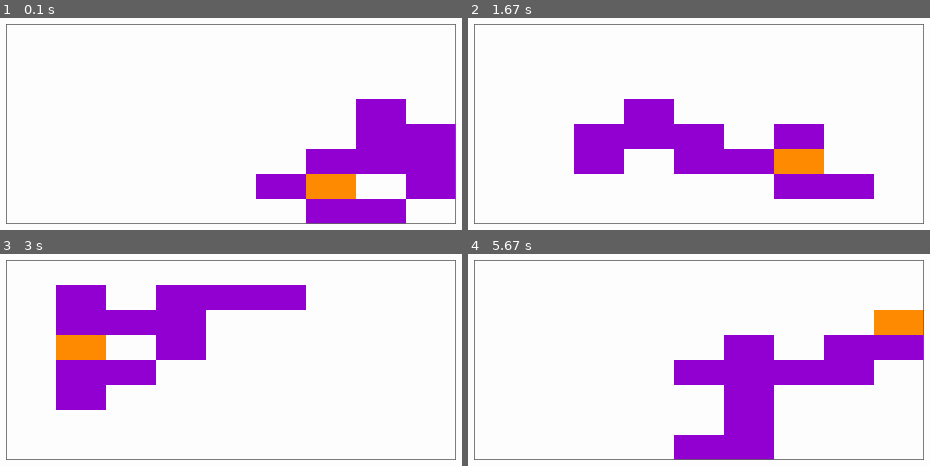
Above: before the commit, frames 1-4 (two rows, left to right).
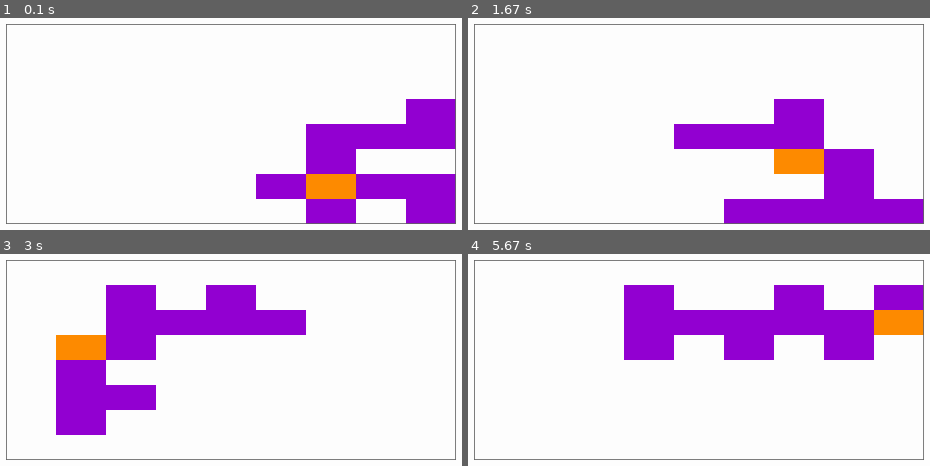
Above: after the commit, the same moments.

Repository: Joltras/Dungeon-Python
Game: pygame game, started from Generator.py
Same seed, same stepped clock (60 frames per second), same inputs: the game is played once before the commit and once after it.
Inputs (mouse positions are in pixels of both pictures, inside the frame that each line leads up to):
- Up to frame 1 (0.1 s): no input
- Up to frame 2 (1.67 s): click (699, 124) at 0.43 s; click (703, 149) at 0.85 s; move the mouse to (outside the picture) at 1.17 s; click (outside the picture) at 1.4 s
- Up to frame 3 (3 s): move the mouse to (outside the picture) at 1.77 s; click (outside the picture) at 2.02 s; move the mouse to (outside the picture) at 2.4 s; click (outside the picture) at 2.67 s
- Up to frame 4 (5.67 s): move the mouse to (657, 463) at 3.07 s; click (657, 463) at 3.33 s; move the mouse to (671, 292) at 3.73 s; click (671, 292) at 4 s; move the mouse to (574, 277) at 4.4 s; click (574, 277) at 4.67 s; move the mouse to (outside the picture) at 5.07 s; click (outside the picture) at 5.33 s

The runs differ from the first frame. In frame 1, 10% of the frame differs, in the area x 66-99%, y 38-98%; in frame 2, 18%; in frame 3, 15%; in frame 4, 23%, in the area x 33-99%, y 14-98%.

Commit message:
Added queue

Diff:
--- a/Generator.py
+++ b/Generator.py
@@ -1,13 +1,10 @@
 import math
 import random
-from enum import Enum
-
-import numpy as np
-
 import Globals
 from Globals import Color
 from Floor import Floor
 import pygame
+from collections import deque
 
 number_of_rooms: int
 max_rooms: int = 15
@@ -30,45 +27,60 @@
     number_of_rooms = get_room_amount(stage_id)
     print(number_of_rooms)
     floor = Floor(Globals.height, Globals.width)
-    floor.add_room(random.randint(0, 8), random.randint(0, 7), Color.ORANGE)
+    start_room: tuple = (random.randint(0, 8), random.randint(0, 7))
+    floor.add_room(start_room[0], start_room[1], Color.ORANGE)
     number_of_current_rooms = 1
+    room_queue: deque = deque([])
+    room_queue.append(start_room)
+
     while number_of_current_rooms < number_of_rooms:
-        for room in floor.get_rooms():
-            if room.get_y() - 1 > 0:
-                if not floor.contains_room(room.get_x(), room.get_y() - 1) and (
-                        floor.count_neighbours(room.get_x(), room.get_y() - 1) <= 1):
+
+        while len(room_queue) > 0 and number_of_current_rooms < number_of_rooms:
+            room = room_queue.pop()
+            if room[1] - 1 > 0:
+                if not floor.contains_room(room[0], room[1] - 1) and (
+                        floor.count_neighbours(room[0], room[1] - 1) <= 1):
                     if random.randint(1, 2) == 2:
-                        floor.add_room(room.get_x(), room.get_y() - 1)
+                        floor.add_room(room[0], room[1] - 1)
+                        room_queue.append((room[0], room[1] - 1))
                         number_of_current_rooms += 1
                         if number_of_rooms == number_of_current_rooms:
                             break
+                    else:
+                        room_queue.appendleft(room)
 
-            if room.get_y() + 1 < Globals.height:
-                if not floor.contains_room(room.get_x(), room.get_y() + 1) and floor.count_neighbours(room.get_x(),
-                                                                                                      room.get_y() + 1) <= 1:
+            if room[1] + 1 < Globals.height:
+                if not floor.contains_room(room[0], room[1] + 1) and floor.count_neighbours(room[0], room[1] + 1) <= 1:
                     if random.randint(1, 2) == 2:
-                        floor.add_room(room.get_x(), room.get_y() + 1)
+                        floor.add_room(room[0], room[1] + 1)
+                        room_queue.append((room[0], room[1] + 1))
                         number_of_current_rooms += 1
                         if number_of_rooms == number_of_current_rooms:
                             break
+                    else:
+                        room_queue.appendleft(room)
 
-            if room.get_x() + 1 < Globals.width:
-                if not floor.contains_room(room.get_x() + 1, room.get_y()) and floor.count_neighbours(room.get_x() + 1,
-                                                                                                      room.get_y()) <= 1:
+            if room[0] + 1 < Globals.width:
+                if not floor.contains_room(room[0] + 1, room[1]) and floor.count_neighbours(room[0] + 1,  room[1]) <= 1:
                     if random.randint(1, 2) == 2:
-                        floor.add_room(room.get_x() + 1, room.get_y())
+                        floor.add_room(room[0] + 1, room[1])
+                        room_queue.append((room[0] + 1, room[1]))
                         number_of_current_rooms += 1
                         if number_of_rooms == number_of_current_rooms:
                             break
+                    else:
+                        room_queue.appendleft(room)
 
-            if room.get_x() - 1 > 0:
-                if not floor.contains_room(room.get_x() - 1, room.get_y()) and floor.count_neighbours(room.get_x() - 1,
-                                                                                                      room.get_y()) <= 1:
+            if room[0] - 1 > 0:
+                if not floor.contains_room(room[0] - 1, room[1]) and floor.count_neighbours(room[0] - 1, room[1]) <= 1:
                     if random.randint(1, 2) == 2:
-                        floor.add_room(room.get_x() - 1, room.get_y())
+                        floor.add_room(room[0] - 1, room[1])
+                        room_queue.append((room[0] - 1, room[1]))
                         number_of_current_rooms += 1
                         if number_of_rooms == number_of_current_rooms:
                             break
+                    else:
+                        room_queue.appendleft(room)
 
 
 def run():
